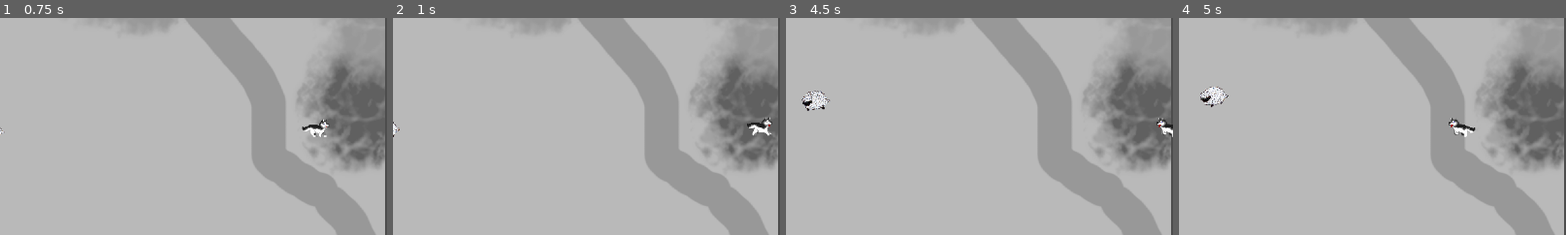
Above: before the commit, frames 1-4 (left to right).
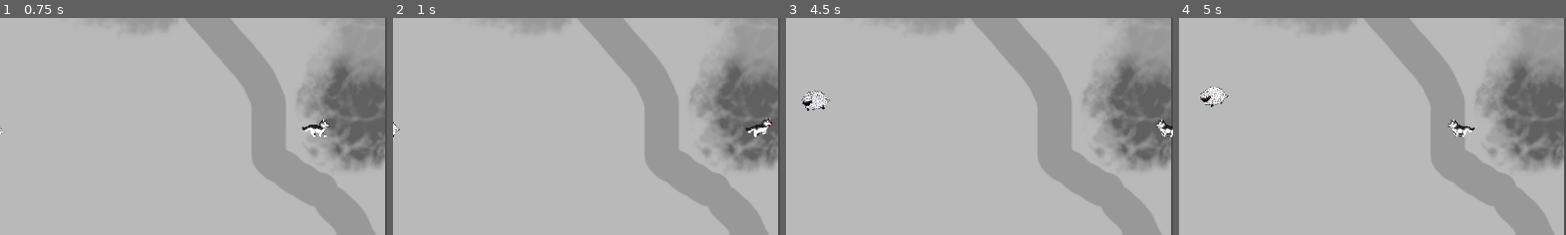
Above: after the commit, the same moments.

Repository: FarahKa/CalmBeforetheStorm
Game: Godot game, scene res://scenes/main_level.tscn
The game is run twice, just before and just after one commit, with the same random seed, the same clock (stepped at 60 frames per second) and the same inputs.
Inputs:
- Up to frame 1 (0.75 s): hold Right (ui_right) from 0.53 s (still down); hold Space (ui_select) from 0.53 s (still down)
- Up to frame 2 (1 s): keep holding Right (ui_right); keep holding Space (ui_select)
- Up to frame 3 (4.5 s): release Right (ui_right) at 1.28 s; release Space (ui_select) at 1.28 s; hold Down (ui_down) 1.28-2.03 s; tap Space (ui_select) at 1.35, 1.52, 1.82, 2.85, 3.02, 3.32, 4.35 s; hold Right (ui_right) 2.03-2.78 s; hold Space (ui_select) 2.03-2.78 s; hold Up (ui_up) 2.78-3.53 s; hold Space (ui_select) 3.53-4.28 s; hold Left (ui_left) from 3.53 s (still down)
- Up to frame 4 (5 s): keep holding Left (ui_left); tap Space (ui_select) at 4.52, 4.82 s
The pictures show only the part of the screen within x 50-100%, y 14-64%; the shares and areas given below are measured in that part.

Frame 1 is identical in both runs. In frame 2, 0.2% of the frame differs, in the area x 91-98%, y 45-55%; in frame 3, 0.2%; in frame 4, 0.2%.

Commit message:
Le chien il aboie si tu appuies sur espace

Diff:
--- a/scenes/player.tscn
+++ b/scenes/player.tscn
@@ -1,41 +1,81 @@
-[gd_scene load_steps=15 format=3 uid="uid://b32u6fmomjayt"]
+[gd_scene load_steps=25 format=3 uid="uid://b32u6fmomjayt"]
 
 [ext_resource type="Texture2D" uid="uid://bc7dgxe5hm47g" path="res://assets/characters/Dog_medium.png" id="1_6gdcy"]
 [ext_resource type="Script" path="res://scripts/movement/player.gd" id="1_sjhcc"]
 
-[sub_resource type="AtlasTexture" id="AtlasTexture_2mi77"]
+[sub_resource type="AtlasTexture" id="AtlasTexture_q0ytd"]
 atlas = ExtResource("1_6gdcy")
 region = Rect2(0, 190, 60, 38)
 
-[sub_resource type="AtlasTexture" id="AtlasTexture_pxp5i"]
+[sub_resource type="AtlasTexture" id="AtlasTexture_twvv8"]
 atlas = ExtResource("1_6gdcy")
 region = Rect2(60, 190, 60, 38)
 
-[sub_resource type="AtlasTexture" id="AtlasTexture_5q428"]
+[sub_resource type="AtlasTexture" id="AtlasTexture_4otmu"]
 atlas = ExtResource("1_6gdcy")
 region = Rect2(120, 190, 60, 38)
 
-[sub_resource type="AtlasTexture" id="AtlasTexture_lfi5u"]
+[sub_resource type="AtlasTexture" id="AtlasTexture_1urc7"]
 atlas = ExtResource("1_6gdcy")
 region = Rect2(180, 190, 60, 38)
 
-[sub_resource type="AtlasTexture" id="AtlasTexture_yv1i6"]
+[sub_resource type="AtlasTexture" id="AtlasTexture_jm8gk"]
+atlas = ExtResource("1_6gdcy")
+region = Rect2(0, 0, 60, 38)
+
+[sub_resource type="AtlasTexture" id="AtlasTexture_77xvf"]
+atlas = ExtResource("1_6gdcy")
+region = Rect2(60, 0, 60, 38)
+
+[sub_resource type="AtlasTexture" id="AtlasTexture_13hoh"]
+atlas = ExtResource("1_6gdcy")
+region = Rect2(120, 0, 60, 38)
+
+[sub_resource type="AtlasTexture" id="AtlasTexture_xxh47"]
+atlas = ExtResource("1_6gdcy")
+region = Rect2(180, 0, 60, 38)
+
+[sub_resource type="AtlasTexture" id="AtlasTexture_2yw85"]
+atlas = ExtResource("1_6gdcy")
+region = Rect2(0, 38, 60, 38)
+
+[sub_resource type="AtlasTexture" id="AtlasTexture_5ivqt"]
+atlas = ExtResource("1_6gdcy")
+region = Rect2(60, 38, 60, 38)
+
+[sub_resource type="AtlasTexture" id="AtlasTexture_4trgy"]
+atlas = ExtResource("1_6gdcy")
+region = Rect2(120, 38, 60, 38)
+
+[sub_resource type="AtlasTexture" id="AtlasTexture_jn3t3"]
+atlas = ExtResource("1_6gdcy")
+region = Rect2(180, 38, 60, 38)
+
+[sub_resource type="AtlasTexture" id="AtlasTexture_6vw6i"]
+atlas = ExtResource("1_6gdcy")
+region = Rect2(240, 38, 60, 38)
+
+[sub_resource type="AtlasTexture" id="AtlasTexture_a4ktp"]
+atlas = ExtResource("1_6gdcy")
+region = Rect2(300, 38, 60, 38)
+
+[sub_resource type="AtlasTexture" id="AtlasTexture_jqi2l"]
 atlas = ExtResource("1_6gdcy")
 region = Rect2(0, 76, 60, 38)
 
-[sub_resource type="AtlasTexture" id="AtlasTexture_w52ds"]
+[sub_resource type="AtlasTexture" id="AtlasTexture_cmehk"]
 atlas = ExtResource("1_6gdcy")
 region = Rect2(60, 76, 60, 38)
 
-[sub_resource type="AtlasTexture" id="AtlasTexture_elwup"]
+[sub_resource type="AtlasTexture" id="AtlasTexture_yqcry"]
 atlas = ExtResource("1_6gdcy")
 region = Rect2(120, 76, 60, 38)
 
-[sub_resource type="AtlasTexture" id="AtlasTexture_rddqp"]
+[sub_resource type="AtlasTexture" id="AtlasTexture_5wc02"]
 atlas = ExtResource("1_6gdcy")
 region = Rect2(180, 76, 60, 38)
 
-[sub_resource type="AtlasTexture" id="AtlasTexture_nn83l"]
+[sub_resource type="AtlasTexture" id="AtlasTexture_ql5tv"]
 atlas = ExtResource("1_6gdcy")
 region = Rect2(240, 76, 60, 38)
 
@@ -60,23 +100,63 @@
 }, {
 "frames": [{
 "duration": 1.0,
-"texture": SubResource("AtlasTexture_yv1i6")
+"texture": SubResource("AtlasTexture_jm8gk")
 }, {
 "duration": 1.0,
-"texture": SubResource("AtlasTexture_w52ds")
+"texture": SubResource("AtlasTexture_77xvf")
 }, {
 "duration": 1.0,
-"texture": SubResource("AtlasTexture_elwup")
+"texture": SubResource("AtlasTexture_13hoh")
 }, {
 "duration": 1.0,
-"texture": SubResource("AtlasTexture_rddqp")
+"texture": SubResource("AtlasTexture_xxh47")
+}],
+"loop": true,
+"name": &"idle_bark",
+"speed": 8.0
+}, {
+"frames": [{
+"duration": 1.0,
+"texture": SubResource("AtlasTexture_2yw85")
 }, {
 "duration": 1.0,
-"texture": SubResource("AtlasTexture_nn83l")
+"texture": SubResource("AtlasTexture_5ivqt")
+}, {
+"duration": 1.0,
+"texture": SubResource("AtlasTexture_4trgy")
+}, {
+"duration": 1.0,
+"texture": SubResource("AtlasTexture_jn3t3")
+}, {
+"duration": 1.0,
+"texture": SubResource("AtlasTexture_6vw6i")
+}, {
+"duration": 1.0,
+"texture": SubResource("AtlasTexture_a4ktp")
 }],
 "loop": true,
 "name": &"run",
 "speed": 9.0
+}, {
+"frames": [{
+"duration": 1.0,
+"texture": SubResource("AtlasTexture_jqi2l")
+}, {
+"duration": 1.0,
+"texture": SubResource("AtlasTexture_cmehk")
+}, {
+"duration": 1.0,
+"texture": SubResource("AtlasTexture_yqcry")
+}, {
+"duration": 1.0,
+"texture": SubResource("AtlasTexture_5wc02")
+}, {
+"duration": 1.0,
+"texture": SubResource("AtlasTexture_ql5tv")
+}],
+"loop": true,
+"name": &"run_bark",
+"speed": 8.0
 }]
 
 [sub_resource type="GDScript" id="GDScript_xwh8i"]
@@ -91,7 +171,7 @@
 [node name="AnimatedSprite2D" type="AnimatedSprite2D" parent="."]
 position = Vector2(5, -19)
 sprite_frames = SubResource("SpriteFrames_no4qs")
-animation = &"idle"
+animation = &"idle_bark"
 autoplay = "idle"
 script = SubResource("GDScript_xwh8i")
 
--- a/scripts/movement/player.gd
+++ b/scripts/movement/player.gd
@@ -5,6 +5,8 @@
 @onready var animated_sprite_2d: AnimatedSprite2D = $AnimatedSprite2D
 
 var input_direction
+var direction
+var input_action
 
 func _physics_process(_delta):
 	get_input()
@@ -14,15 +16,22 @@
 		$AnimatedSprite2D.flip_h = true
 	elif direction < 0 :
 		$AnimatedSprite2D.flip_h = false
-
-	if direction == 0 :
-		$AnimatedSprite2D.play("idle")
+	if input_action :
+		var is_barking = "true"
+		if direction == 0 :
+			$AnimatedSprite2D.play("idle_bark")
+		elif direction != 0 :
+			$AnimatedSprite2D.play("run_bark")
 	else :
-		$AnimatedSprite2D.play("run")
-
-
-
+		if direction == 0 :
+			$AnimatedSprite2D.play("idle")
+		else :
+			$AnimatedSprite2D.play("run")
 
 func get_input():
 	input_direction = Input.get_vector("ui_left", "ui_right", "ui_up", "ui_down")
 	velocity = input_direction * speed
+	input_action = Input.is_action_pressed("ui_select")
+
+
+	print (input_action)
--- a/scripts/movement/sheep_movement.gd
+++ b/scripts/movement/sheep_movement.gd
@@ -40,7 +40,7 @@
 				state = IDLE
 				pass
 
-			print(velocity)
+			#print(velocity)
 
 			accelerate_to_point(target_position, ACCELERATION * delta)
 			#print(global_position.distance_to(dog.global_position))
Not shown: 1 places in scenes/player.tscn that only renumber resources
